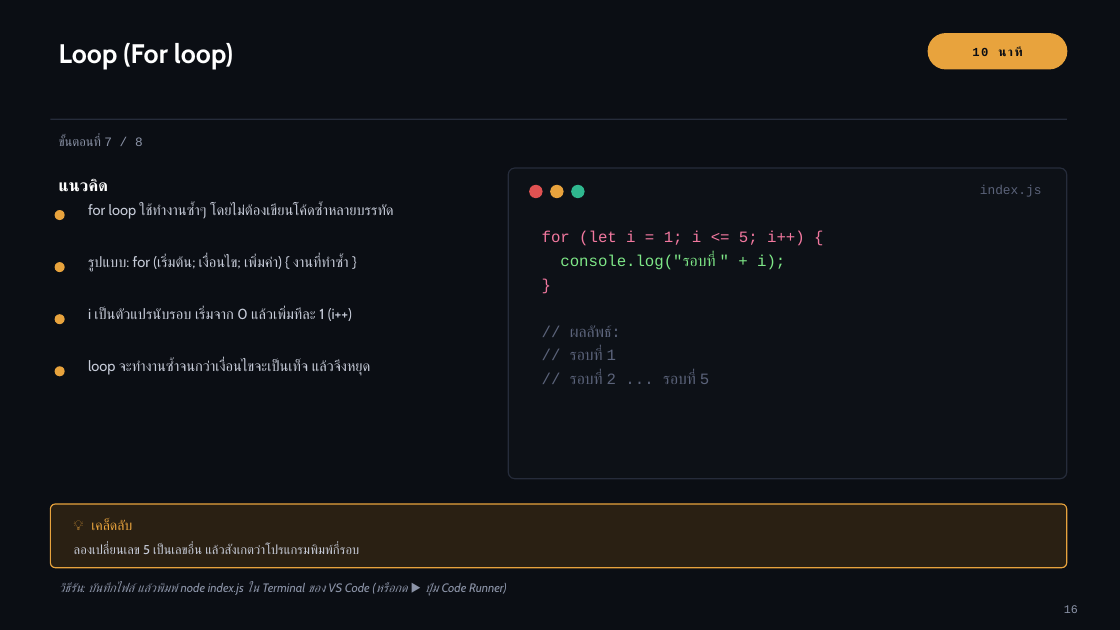
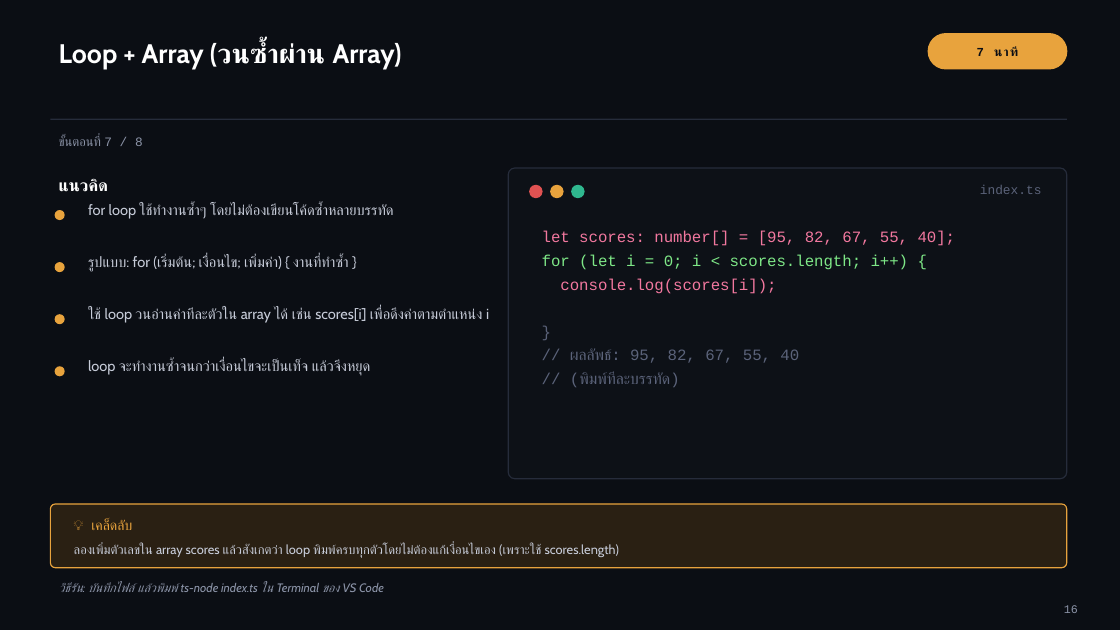
Before and after one commit to tabuangj/WU-TRAING, a slide deck: slide 18 of Workshop_Proposal_AI_Programming.pptx. Drawn at 1120x630 pixels with LibreOffice and Linux fonts; fonts in the diff are those of the drawing. Boxes give left, top, right and bottom in pixels: in the first picture for what was removed or moved away, otherwise in the second. Text is boxed around its words. In the diff, an @@ line names an element or a change of style, - is before the commit and + after.

```diff
--- a/Workshop_Proposal_AI_Programming.pptx
+++ b/Workshop_Proposal_AI_Programming.pptx
@@ text at (59,42,402,69): text changed @@
-Loop (For loop)
+Loop + Array (วนซ้ำผ่าน Array)
@@ text at (977,48,984,56): text changed @@
-10 นาที
+7 นาที
@@ text at (980,185,1042,194): text changed @@
-index.js
+index.ts
@@ text "let scores: number[] = [95, ..." at (542,231,956,387): text colour #F2789F to #5B637A in "}" @@
@@ text at (542,231,956,294): text changed; text colour #7EE787 to #F2789F @@
-for (let i = 1; i <= 5; i++) {
-console.log("รอบที่ " + i);
+let scores: number[] = [95, 82, 67, 55, 40];
+for (let i = 0; i < scores.length; i++) {
+console.log(scores[i]);
@@ text at (88,307,489,323): text changed @@
-i เป็นตัวแปรนับรอบ เริ่มจาก 0 แล้วเพิ่มทีละ 1 (i++)
+ใช้ loop วนอ่านค่าทีละตัวใน array ได้ เช่น scores[i] เพื่อดึงค่าตามตำแหน่ง i
@@ text at (570,348,799,387): text changed @@
-// ผลลัพธ์:
-// รอบที่ 1
-// รอบที่ 2 ... รอบที่ 5
+// ผลลัพธ์: 95, 82, 67, 55, 40
+// (พิมพ์ทีละบรรทัด)
@@ text at (74,544,619,558): text changed @@
-ลองเปลี่ยนเลข 5 เป็นเลขอื่น แล้วสังเกตว่าโปรแกรมพิมพ์กี่รอบ
+ลองเพิ่มตัวเลขใน array scores แล้วสังเกตว่า loop พิมพ์ครบทุกตัวโดยไม่ต้องแก้เงื่อนไขเอง (เพราะใช้ scores.length)
@@ text at (59,582,384,592): text changed @@
-วิธีรัน: บันทึกไฟล์ แล้วพิมพ์ node index.js ใน Terminal ของ VS Code (หรือกด ▶ ปุ่ม Code Runner)
+วิธีรัน: บันทึกไฟล์ แล้วพิมพ์ ts-node index.ts ใน Terminal ของ VS Code
```
Also in this commit, not shown: 5 other slides changed, 1 slide added, 1 slide removed.
